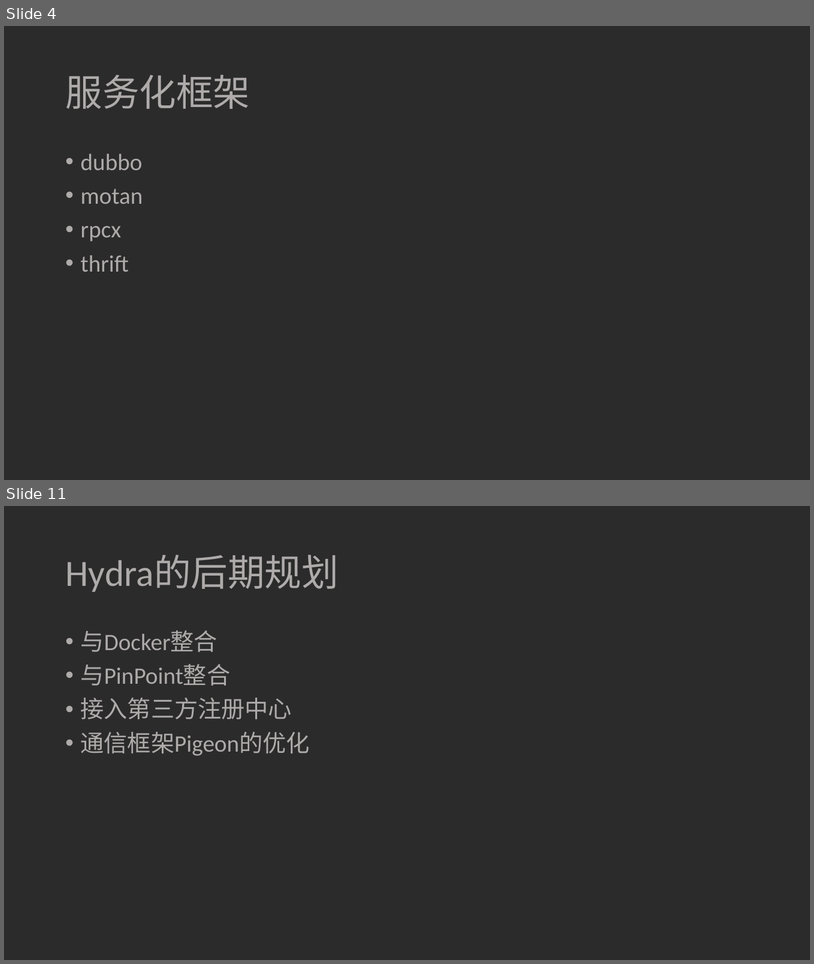
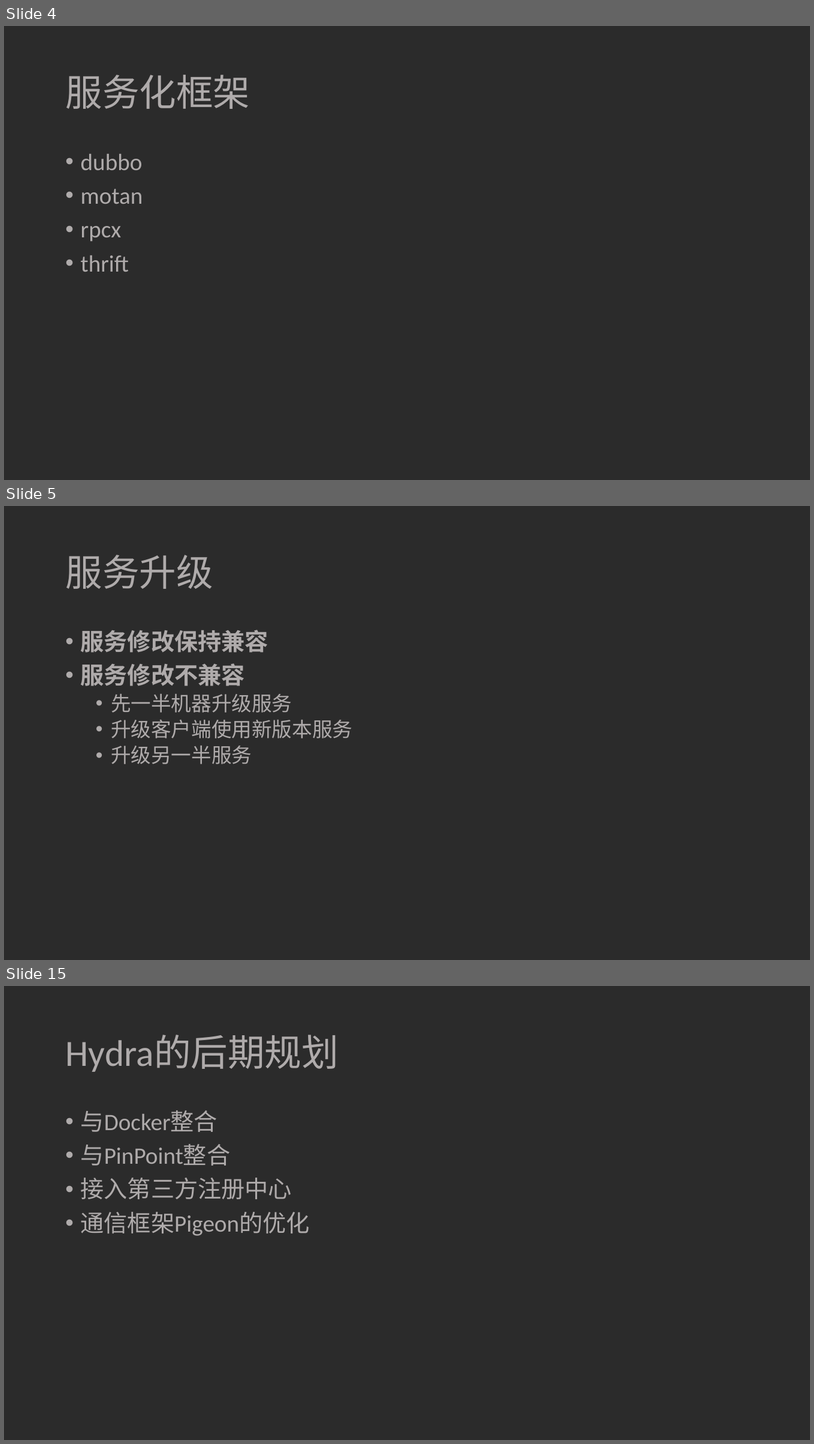
Before and after one commit to ivaneye/ivaneye.github.com, a slide deck: source/ppt/work/焦点服务化框架Hydra的演变-王一帆.pptx. Shown one above the other, each under a label of ours: slides 4 and 11 before the commit, slides 4, 5 and 15 after it; the slides between them are not shown. The pictures are 814x964 and 814x1444 pixels, drawn with LibreOffice and Linux fonts; fonts in the diff are those of the drawing; background and template pictures are left out; a plain dark background stands for a picture behind light text. Boxes give left, top, right and bottom in pixels: in the first picture for what was removed or moved away, otherwise in the second. Text is boxed around its words. In the diff, an @@ line names an element or a change of style, - is before the commit and + after.

```diff
--- a/source/ppt/work/焦点服务化框架Hydra的演变-王一帆.pptx
+++ b/source/ppt/work/焦点服务化框架Hydra的演变-王一帆.pptx
@@ slide 5 added at (4,506,810,960), background picture (left out) @@
@@ title added at (65,555,213,589), 44 pt, text #AFABAB @@
+服务升级
@@ text added at (81,630,353,764), 24 pt, text #AFABAB @@
+• 服务修改保持兼容
+• 服务修改不兼容
+  • 先一半机器升级服务
+  • 升级客户端使用新版本服务
+  • 升级另一半服务
@@ what was slide 11 is now slide 15 @@
```
Also in this commit, not shown: 4 slides changed, 5 other slides added, 2 slides removed, 1 other file.
